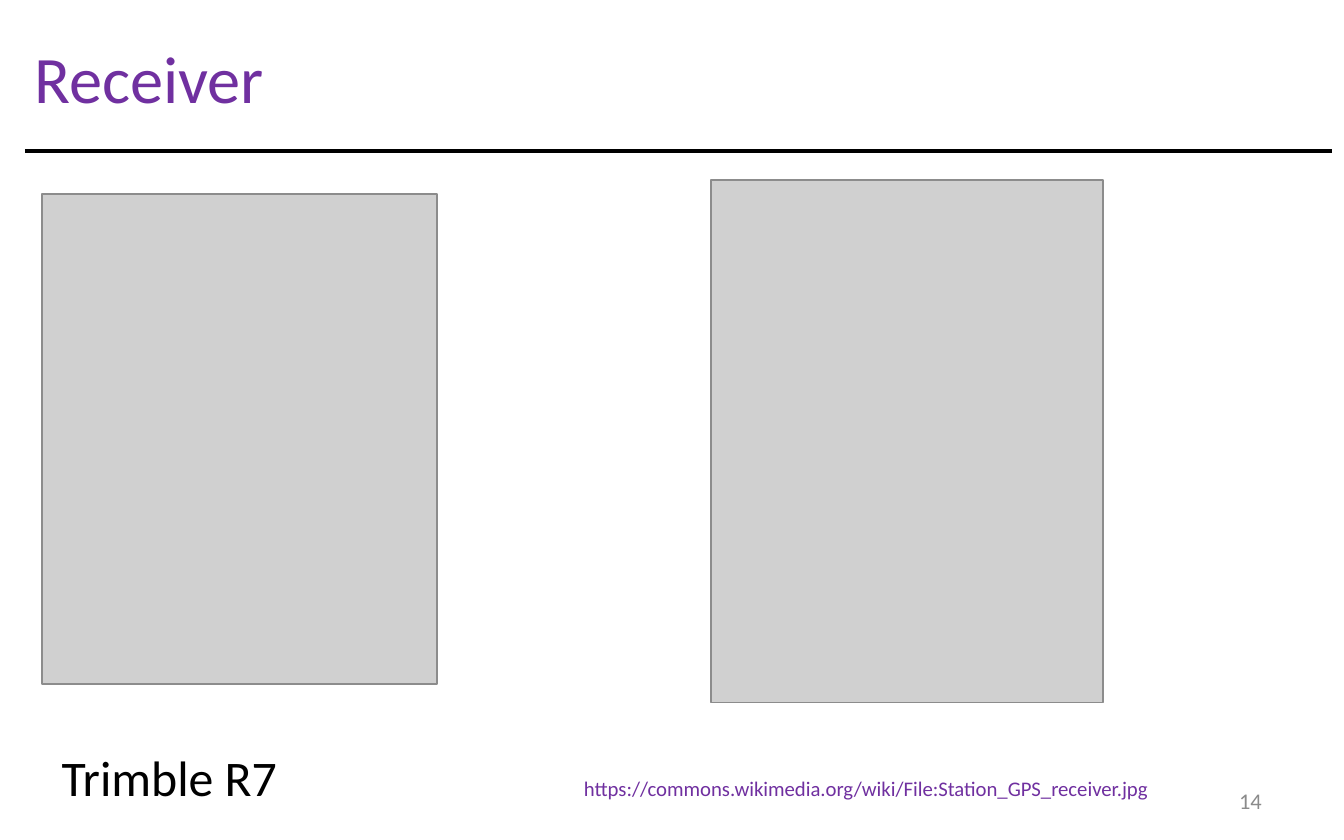
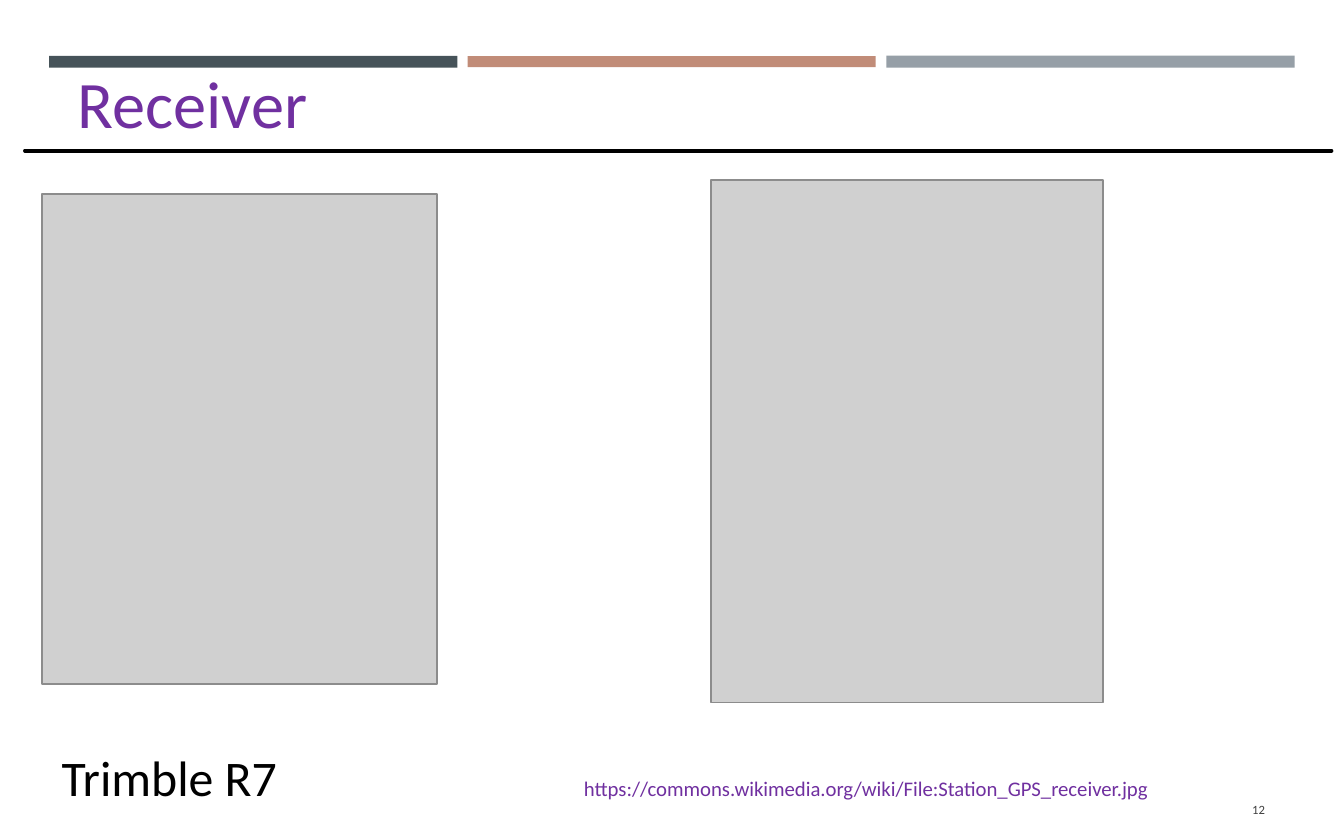
Before and after one commit to gisynw/Field_Techniques, a slide deck: slide 12 of docs/Lectures/Week06/Lecture05_GEOG3319_Receivers.pptx (slide 14 before the commit). Drawn at 1344x840 pixels with LibreOffice and Linux fonts; fonts in the diff are those of the drawing; grey boxes stand for pictures. Boxes give left, top, right and bottom in pixels: in the first picture for what was removed or moved away, otherwise in the second. Text is boxed around its words. In the diff, an @@ line names an element or a change of style, - is before the commit and + after.

```diff
--- a/docs/Lectures/Week06/Lecture05_GEOG3319_Receivers.pptx
+++ b/docs/Lectures/Week06/Lecture05_GEOG3319_Receivers.pptx
@@ rectangle added at [49,57,457,69], fill #465359 @@
@@ text "Receiver": place and size @@
-text "Receiver" at [34,57,264,104]
+text "Receiver" at [78,82,308,129]
@@ rectangle added at [467,57,875,67], fill #C18C78 @@
@@ rectangle added at [887,55,1295,67], fill #969FA7 @@
@@ line (25, 151) - (1332, 151): stroke #000000 2 pt to #000000 1.75 pt @@
@@ page number at [1252,806,1265,814]: text changed; size 10.8 to 6.1 pt; text colour #8C8C8C to #404040 @@
-14
+12
```
Also in this commit, not shown: 6 other slides changed, 19 slides added, 23 slides removed.
